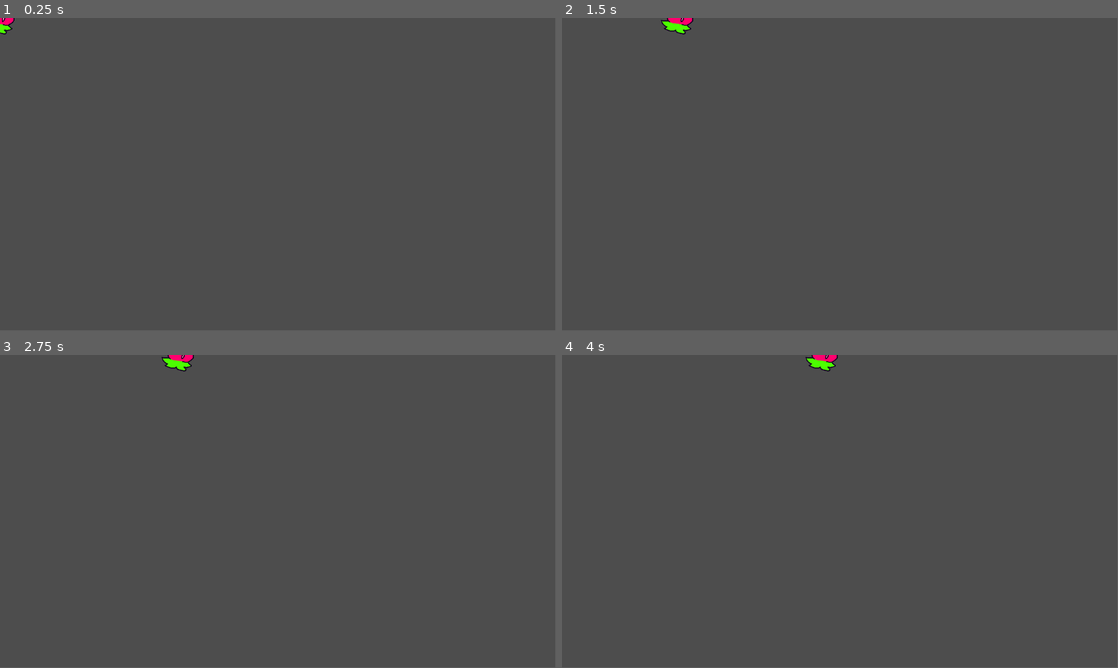
Above: before the commit, frames 1-4 (two rows, left to right).
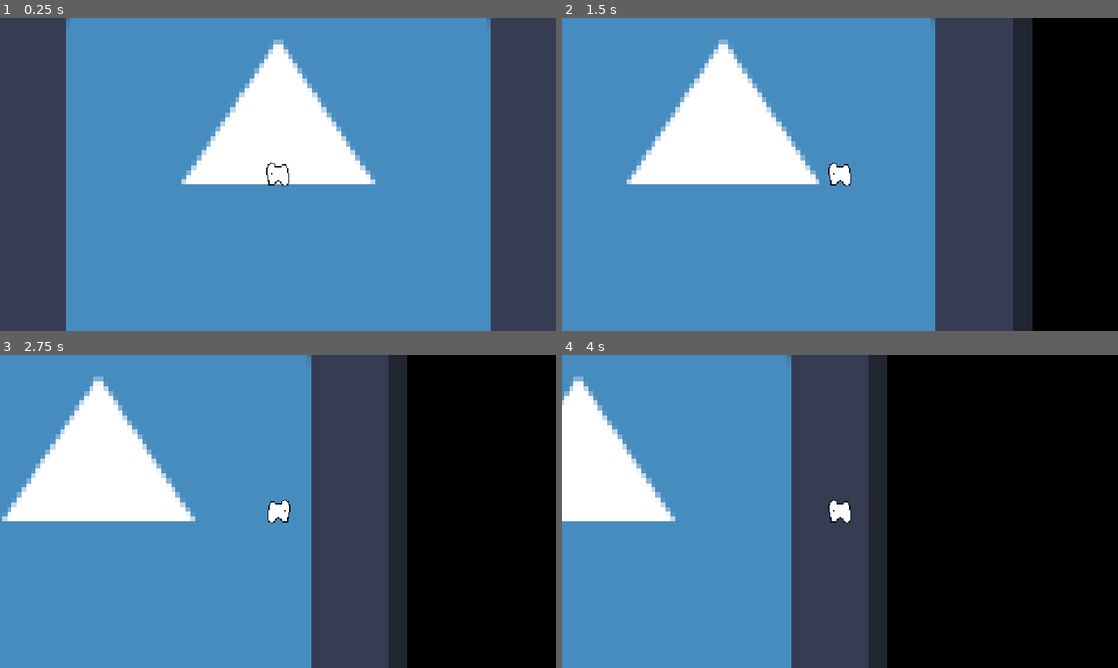
Above: after the commit, the same moments.

Repository: piksalchaos/Pebokin-Parade
Game: Godot game, scene res://scenes/game.tscn
The game is run twice, just before and just after one commit, with the same random seed, the same clock (stepped at 60 frames per second) and the same inputs. Before the commit the project starts from res://scenes/ichika.tscn. The engine's default icon, where the game draws it, is replaced by a stand-in: a white triangle on a blue panel in a dark square.
Inputs:
- Up to frame 1 (0.25 s): no input
- Up to frame 2 (1.5 s): tap Enter (ui_accept) at 0.5, 0.6, 0.77, 1.07, 1.35 s; hold D (right) from 0.53 s (still down)
- Up to frame 3 (2.75 s): tap Enter (ui_accept) at 1.52, 1.82, 2.1 s; release D (right) at 2.03 s; hold A (left) from 2.03 s (still down)
- Up to frame 4 (4 s): release A (left) at 2.78 s; hold D (right) from 2.78 s (still down); tap Enter (ui_accept) at 2.85, 3.02, 3.32, 3.6, 3.77 s
In our replay, the window is 799x449 before the commit and 800x450 after it. These sizes can differ from the game's own. Grey fills any space a smaller window leaves; there, only what the larger window draws over its background counts as a difference.

The runs differ from the first frame. In frame 1, 76% of the frame differs, in the area x 0-89%, y 0-100%; in frame 2, 86%; in frame 3, 86%; in frame 4, 86%, in the area x 0-100%, y 0-100%.

Commit message:
lol im pivoting the entire project
ichika is done for. no more fangames, now it's time for OG game!!

Diff:
--- a/project.godot
+++ b/project.godot
@@ -10,14 +10,23 @@
 
 [application]
 
-config/name="Ichika's Inkscapade"
-run/main_scene="uid://cnn7p7ysv3anf"
+run/main_scene="uid://cn8nhbabuan7q"
 config/features=PackedStringArray("4.4", "GL Compatibility")
 config/icon="res://icon.svg"
+
+[display]
+
+window/stretch/mode="canvas_items"
 
 [editor_plugins]
 
 enabled=PackedStringArray("res://addons/godot_super-wakatime/plugin.cfg")
+
+[importer_defaults]
+
+animation_library={
+&"nodes/root_scale": 2.0
+}
 
 [input]
 
@@ -48,5 +57,7 @@
 
 [rendering]
 
+textures/canvas_textures/default_texture_filter=0
 renderer/rendering_method="gl_compatibility"
 renderer/rendering_method.mobile="gl_compatibility"
+environment/defaults/default_clear_color=Color(0, 0, 0, 1)
--- /dev/null
+++ b/scenes/captured_unit.gd
@@ -0,0 +1,8 @@
+class_name CapturedUnit extends Area2D
+
+signal collected
+
+func _on_body_entered(body: Node2D) -> void:
+	if not body is Unit: return
+	collected.emit()
+	queue_free()
--- /dev/null
+++ b/scenes/captured_unit.tscn
@@ -0,0 +1,19 @@
+[gd_scene load_steps=4 format=3 uid="uid://dipxadaw7f2xj"]
+
+[ext_resource type="Script" uid="uid://bjdhtcu1joy0f" path="res://scenes/captured_unit.gd" id="1_8m7p8"]
+[ext_resource type="Texture2D" uid="uid://cx0v66eq0kgy1" path="res://assets/images/captured_unit.png" id="2_mdily"]
+
+[sub_resource type="CircleShape2D" id="CircleShape2D_6xlh1"]
+
+[node name="SleepingDog" type="Area2D"]
+script = ExtResource("1_8m7p8")
+
+[node name="Sprite2D" type="Sprite2D" parent="."]
+scale = Vector2(0.25, 0.25)
+texture = ExtResource("2_mdily")
+
+[node name="CollisionShape2D" type="CollisionShape2D" parent="."]
+rotation = 1.5708
+shape = SubResource("CircleShape2D_6xlh1")
+
+[connection signal="body_entered" from="." to="." method="_on_body_entered"]
--- a/scenes/character_body_2d.gd
+++ /dev/null
@@ -1,25 +0,0 @@
-extends CharacterBody2D
-
-
-const SPEED = 300.0
-const JUMP_VELOCITY = -400.0
-
-
-func _physics_process(delta: float) -> void:
-	# Add the gravity.
-	if not is_on_floor():
-		velocity += get_gravity() * delta
-
-	# Handle jump.
-	if Input.is_action_just_pressed("ui_accept") and is_on_floor():
-		velocity.y = JUMP_VELOCITY
-
-	# Get the input direction and handle the movement/deceleration.
-	# As good practice, you should replace UI actions with custom gameplay actions.
-	var direction := Input.get_axis("ui_left", "ui_right")
-	if direction:
-		velocity.x = direction * SPEED
-	else:
-		velocity.x = move_toward(velocity.x, 0, SPEED)
-
-	move_and_slide()
--- /dev/null
+++ b/scenes/game.gd
@@ -0,0 +1,17 @@
+extends Node2D
+
+const CAPTURED_UNIT = preload("res://scenes/captured_unit.tscn")
+
+# Called when the node enters the scene tree for the first time.
+func _ready() -> void:
+	spawn_captured_unit()
+
+func spawn_captured_unit():
+	var captured_unit = CAPTURED_UNIT.instantiate()
+	# rewrite line below to set dog position based on dog's currect width/height and the width/height of the stage
+	captured_unit.position = Vector2(randf_range(-640, 640), randf_range(-640, 640))
+	captured_unit.collected.connect(_on_captured_unit_collected)
+	add_child(captured_unit)
+
+func _on_captured_unit_collected():
+	call_deferred("spawn_captured_unit")
--- /dev/null
+++ b/scenes/game.tscn
@@ -0,0 +1,16 @@
+[gd_scene load_steps=4 format=3 uid="uid://cn8nhbabuan7q"]
+
+[ext_resource type="Script" uid="uid://b3is0xbf70ux5" path="res://scenes/game.gd" id="1_lbhrr"]
+[ext_resource type="PackedScene" uid="uid://l51dn7umm8ap" path="res://scenes/stage.tscn" id="1_yqjtg"]
+[ext_resource type="PackedScene" uid="uid://cnn7p7ysv3anf" path="res://scenes/unit.tscn" id="2_lnu2h"]
+
+[node name="Game" type="Node2D"]
+script = ExtResource("1_lbhrr")
+
+[node name="Stage" parent="." instance=ExtResource("1_yqjtg")]
+
+[node name="Dogs" type="Node" parent="."]
+
+[node name="Dog" parent="Dogs" instance=ExtResource("2_lnu2h")]
+
+[node name="Camera2D" type="Camera2D" parent="Dogs/Dog"]
--- a/scenes/ichika.gd
+++ /dev/null
@@ -1,13 +0,0 @@
-extends CharacterBody2D
-
-const MAX_SPEED := 300.0
-const ACCELERATION := 1000.0
-
-
-func _process(delta: float) -> void:
-	var direction := Vector2(Input.get_axis("left", "right"), Input.get_axis("up", "down")).normalized()
-
-	velocity.x = move_toward(velocity.x, direction.x * MAX_SPEED, ACCELERATION * delta)
-	velocity.y = move_toward(velocity.y, direction.y * MAX_SPEED, ACCELERATION * delta)
-
-	move_and_slide()
--- a/scenes/ichika.tscn
+++ /dev/null
@@ -1,21 +0,0 @@
-[gd_scene load_steps=5 format=3 uid="uid://cnn7p7ysv3anf"]
-
-[ext_resource type="Texture2D" uid="uid://cym42y3watqy0" path="res://assets/images/placeholder/ichika_placeholder.png" id="1_ous2w"]
-[ext_resource type="Script" uid="uid://by734a6egd2g3" path="res://scenes/ichika.gd" id="1_svoky"]
-[ext_resource type="Script" uid="uid://8654kd7nmeuo" path="res://scenes/character_body_2d.gd" id="3_b6it1"]
-
-[sub_resource type="CircleShape2D" id="CircleShape2D_svoky"]
-radius = 30.0
-
-[node name="Ichika" type="CharacterBody2D"]
-script = ExtResource("1_svoky")
-
-[node name="CollisionShape2D" type="CollisionShape2D" parent="."]
-shape = SubResource("CircleShape2D_svoky")
-
-[node name="Sprite2D" type="Sprite2D" parent="."]
-scale = Vector2(0.25, 0.25)
-texture = ExtResource("1_ous2w")
-
-[node name="CharacterBody2D" type="CharacterBody2D" parent="."]
-script = ExtResource("3_b6it1")
--- /dev/null
+++ b/scenes/stage.tscn
@@ -0,0 +1,31 @@
+[gd_scene load_steps=4 format=3 uid="uid://l51dn7umm8ap"]
+
+[ext_resource type="Texture2D" uid="uid://cf4ileq2qijlv" path="res://icon.svg" id="1_8rem4"]
+
+[sub_resource type="RectangleShape2D" id="RectangleShape2D_8rem4"]
+size = Vector2(1280, 32)
+
+[sub_resource type="RectangleShape2D" id="RectangleShape2D_gi7kc"]
+size = Vector2(32, 1280)
+
+[node name="Stage" type="StaticBody2D"]
+
+[node name="Sprite2D" type="Sprite2D" parent="."]
+scale = Vector2(10, 10)
+texture = ExtResource("1_8rem4")
+
+[node name="CollisionShape2D" type="CollisionShape2D" parent="."]
+position = Vector2(0, -656)
+shape = SubResource("RectangleShape2D_8rem4")
+
+[node name="CollisionShape2D2" type="CollisionShape2D" parent="."]
+position = Vector2(0, 656)
+shape = SubResource("RectangleShape2D_8rem4")
+
+[node name="CollisionShape2D3" type="CollisionShape2D" parent="."]
+position = Vector2(-656, 0)
+shape = SubResource("RectangleShape2D_gi7kc")
+
+[node name="CollisionShape2D4" type="CollisionShape2D" parent="."]
+position = Vector2(656, 0)
+shape = SubResource("RectangleShape2D_gi7kc")
--- /dev/null
+++ b/scenes/unit.gd
@@ -0,0 +1,23 @@
+class_name Unit extends CharacterBody2D
+
+@onready var sprite_2d: Sprite2D = $Sprite2D
+
+const MAX_SPEED := 300.0
+const ACCELERATION := 1000.0
+
+var pellet_parent: Node = self
+
+func _process(delta: float) -> void:
+	var direction = Vector2.ZERO
+	if get_index() == 0:
+		direction = Vector2(Input.get_axis("left", "right"), Input.get_axis("up", "down")).normalized()
+
+	velocity.x = move_toward(velocity.x, direction.x * MAX_SPEED, ACCELERATION * delta)
+	velocity.y = move_toward(velocity.y, direction.y * MAX_SPEED, ACCELERATION * delta)
+
+	move_and_slide()
+
+	if direction.x > 0:
+		sprite_2d.flip_h = false
+	elif direction.x < 0:
+		sprite_2d.flip_h = true
--- /dev/null
+++ b/scenes/unit.tscn
@@ -0,0 +1,17 @@
+[gd_scene load_steps=4 format=3 uid="uid://cnn7p7ysv3anf"]
+
+[ext_resource type="Script" uid="uid://by734a6egd2g3" path="res://scenes/unit.gd" id="1_1jvru"]
+[ext_resource type="Texture2D" uid="uid://dh88pjde4enkk" path="res://assets/images/unit.png" id="2_k673f"]
+
+[sub_resource type="CircleShape2D" id="CircleShape2D_svoky"]
+radius = 19.0
+
+[node name="Unit" type="CharacterBody2D"]
+script = ExtResource("1_1jvru")
+
+[node name="Sprite2D" type="Sprite2D" parent="."]
+scale = Vector2(0.25, 0.25)
+texture = ExtResource("2_k673f")
+
+[node name="CollisionShape2D" type="CollisionShape2D" parent="."]
+shape = SubResource("CircleShape2D_svoky")
Binary file added: assets/images/captured_unit.png
Not shown, added: assets/images/captured_unit.png.import
Binary file removed: assets/images/placeholder/ichika_placeholder.png
Binary file added: assets/images/unit.png
Not shown, changed: assets/images/unit.png.import
Not shown, added: scenes/captured_unit.gd.uid
Not shown, removed: scenes/character_body_2d.gd.uid
Not shown, added: scenes/game.gd.uid
Renamed: scenes/ichika.gd.uid -> scenes/unit.gd.uid
Not shown, added: game brainstorming
